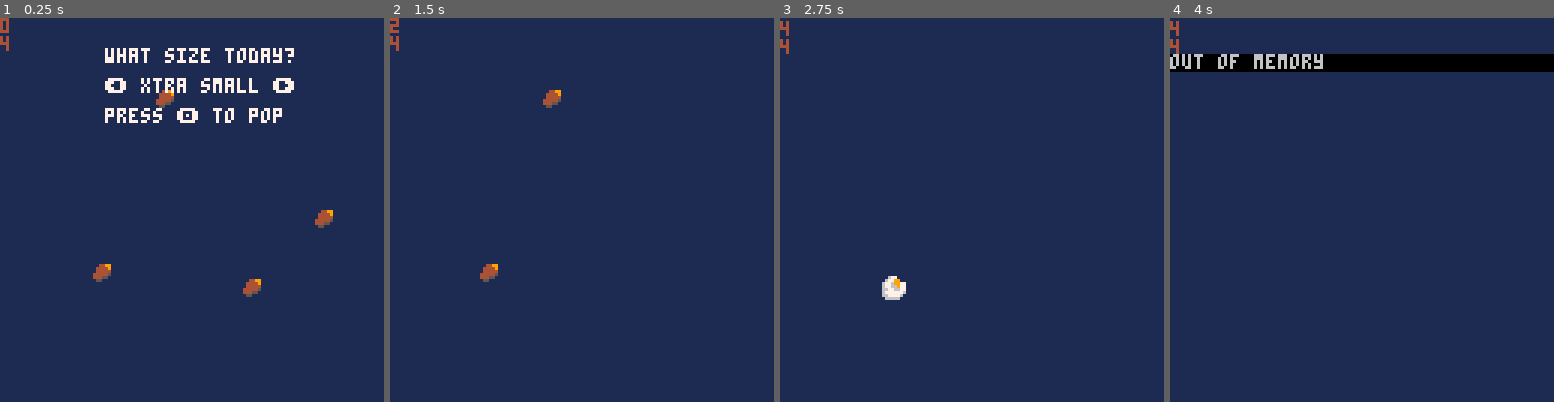
Above: before the commit, frames 1-4 (left to right).
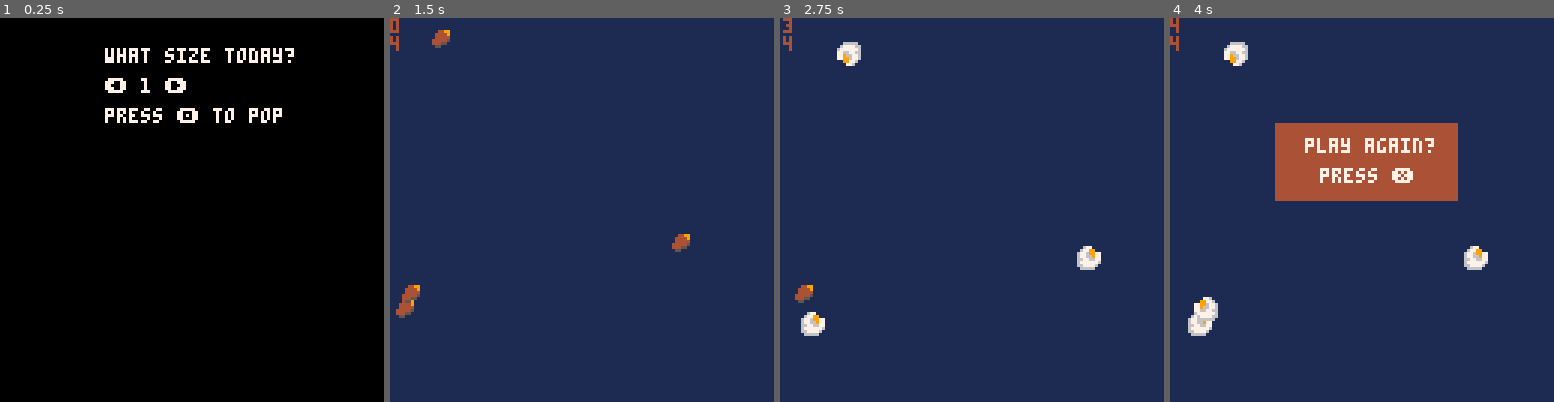
Above: after the commit, the same moments.

Repository: thoughtlesslabs/popper
Game: PICO-8 cartridge popper.p8
Two runs of this game, one before a commit and one after it. Both use one fixed random seed, a clock stepped at 60 frames per second and the inputs below.
Inputs:
- Up to frame 1 (0.25 s): no input
- Up to frame 2 (1.5 s): tap X (X key) at 0.33, 1.07 s; tap O (Z key) at 0.7 s
- Up to frame 3 (2.75 s): hold Right 1.6-2.1 s; tap O (Z key) at 1.7, 2.1, 2.5 s; tap X (X key) at 1.85 s; hold Right from 2.47 s (still down)
- Up to frame 4 (4 s): tap O (Z key) at 2.9, 3.3, 3.7 s; tap X (X key) at 2.97 s; release Right at 3.03 s; hold Left 3.08-3.58 s

The runs differ from the first frame. In frame 1, 98% of the frame differs, in the area x 0-100%, y 0-100%; in frame 2, 1.0%; in frame 3, 1.6%; in frame 4, 15%.

Commit message:
Refactored all the code to be more adjustable

Diff:
--- a/popper.p8
+++ b/popper.p8
@@ -25,17 +25,10 @@
 	if mode=="start" then
 		updatestart()
 	elseif mode=="game" then
-		drawkern()
-	end
-end
-
---update and reset game
-function updatestart()
-	level=levels[levelnum]
-	kern(level)
-	popcount=0
-	mode="game"
-	gametimer=30
+		updategame()
+	elseif mode=="gameover" then
+		updategameover()
+	end
 end
 
 function lvlname()
@@ -52,25 +45,19 @@
 	end
 end
 
---user select kernel count
-function kcount()
-	lvlname()
-	if mode!="playing" then
-	if btnp(0) then
-		if levelnum >1 then
-			levelnum-=1
-			mode="start"
-			return
-		end
-	elseif btnp(1) then
-		if levelnum < #levels then
-			levelnum+=1
-	 	mode="start"
-	 	return
-		end
-	end
-end
-end
+function _draw()
+	if mode=="start" then
+		drawstart()
+	elseif mode=="game" then
+		drawgame()
+	elseif mode=="gameover" then
+		drawgameover()
+	end
+end
+
+
+-->8
+--gimme the juice
 
 --kernel jitter
 function jitter()
@@ -80,88 +67,6 @@
 	end
 end
 
---pop kernels base on user input
-function updatekern()
- mode="playing"
- shake=0.1
- rkern=flr(rnd(#kernels)+1)
- if kernels[rkern].v==false then
- 	del(kernels,kernels[rkern].n)
- 	updatekern()
- elseif kernels[rkern].v then
- 	sfx(0)
- 	kernels[rkern].v=false
- 	kernels[rkern].p=true
- 	popcount+=1
- end
-end
-
-function kernpop()
-	if btnp(4) then
-		updatekern()
-	end
-end
-
-function drawkern()
-	local i
-	cls(1)
-	print(popcount,20)
-	print(#kernels)
-	kernpop()
-	kcount()
-	jitter()
-	for i=1,#kernels do
-		if kernels[i].v then
-			spr(2,kernels[i].x+rnd(jit),kernels[i].y+rnd(jit))
-		elseif kernels[i].p then
-			if kernels[i].r==1 then
-				spr(1,kernels[i].x+5,kernels[i].y+5,1,1,true)
-			elseif kernels[i]==2 then
-				spr(1,kernels[i].x+5,kernels[i].y+5,1,1,false)
-			elseif kernels[i]==3 then
-				spr(1,kernels[i].x+5,kernels[i].y+5,1,1,false,true)
-			elseif kernels[i]==4 then
-				spr(1,kernels[i].x+5,kernels[i].y+5,1,1,true,false)
-			end
-		end
-	end
-	if mode=="game" then
-		print("what size today?",35,10,7)
-		print("⬅️ "..levelsname.." ➡️",35,20,7)
-		print("press 🅾️ to pop",35,30,7)
-
-	elseif popcount==#kernels then
-		retry()
-	end
-end
-
-function retry()
-	gametimer-=1
-	if gametimer<=0 then
-		shake=0
-		rectfill(35,35,95,60,4)
-		print("play again?",45,40,7)
-		print("press ❎",50,50,7)
-		update_retry()
-	end
-end
-
-function update_retry()
-	if btn(5) then
-		mode="start"
-	end
-end
-
-function _draw()
-	if mode=="game" or mode=="playing" then
-		drawkern()
-	elseif mode=="start" then
-		updatestart()
-	end
-end
--->8
---gimme the juice
-
 --camera shake
 function doshake()
  --	-16 to +16
@@ -179,15 +84,74 @@
 	end
 end
 -->8
---					to do list
-
---1.		popcorn moves when popped
---2. 	start menu page
---3.  animated kernel popping
---4.  steam rising pre-pop
+-- update functions
+
+--update and reset game
+function updatestart()
+	level=levels[levelnum]
+	kern(level)
+	popcount=0
+	gametimer=30
+	levelselect()
+	if btnp(4) then
+		mode="game"
+	end
+end
+
+function levelselect()
+	if btnp(0) then
+		if levelnum >1 then
+			levelnum-=1
+		end
+	elseif btnp(1) then
+		if levelnum < #levels then
+			levelnum+=1
+		end
+	end
+end
+
+function gupdate()
+end
+
+function updategameover()
+	if btnp(5) then
+		mode="game"
+	end
+end
+
+--pop kernels base on user input
+function updategame()
+ if popcount<#kernels then
+ 	if btnp(4) then
+ 		rkern=flr(rnd(#kernels)+1)
+ 		if kernels[rkern].p==true then
+ 			del(kernels,kernels[rkern].n)
+ 			updategame()
+ 		elseif kernels[rkern].v then
+ 			sfx(0)
+ 			shake=0.1
+ 			kernels[rkern].p=true
+ 			kernels[rkern].v=false
+ 			popcount+=1
+ 		end
+ 	end
+ else
+ 	mode="gameover"
+ end
+end
+
+function updategameover()
+	gametimer-=1
+	if gametimer<=0 then
+		if btn(5) then
+			mode="start"
+		end
+	end
+end
 -->8
 --kernels
 
+-- give kernels attributes
 function addkern(_i)
 	k={}
 	k.x=mid(1,rnd(110),110)
@@ -209,6 +173,54 @@
 		end
 	end
 end
+-->8
+--draw
+
+function drawgame()
+	local i
+	cls(1)
+	print(popcount,20)
+	print(#kernels)
+	for i=1,#kernels do
+		if kernels[i].v then
+			spr(2,kernels[i].x+rnd(jit),kernels[i].y+rnd(jit))
+		--	print(kernels[i].n,kernels[i].x+5,kernels[i].y+5)
+		elseif kernels[i].p then
+			if kernels[i].r==1 then
+				spr(1,kernels[i].x+5,kernels[i].y+5,1,1,true)
+			elseif kernels[i].r==2 then
+				spr(1,kernels[i].x+5,kernels[i].y+5,1,1,false)
+			elseif kernels[i].r==3 then
+				spr(1,kernels[i].x+5,kernels[i].y+5,1,1,false,true)
+			elseif kernels[i].r==4 then
+				spr(1,kernels[i].x+5,kernels[i].y+5,1,1,true,false)
+			end
+		end
+	end
+end
+
+function drawstart()
+	cls()
+	print("what size today?",35,10,7)
+	print("⬅️ "..levelnum.." ➡️",35,20,7)
+	print("press 🅾️ to pop",35,30,7)
+end
+
+function drawgameover()
+	if gametimer<=0 then
+		shake=0
+		rectfill(35,35,95,60,4)
+		print("play again?",45,40,7)
+		print("press ❎",50,50,7)
+	end
+end
+-->8
+--					to do list
+
+--1.		popcorn moves when popped
+--2. 	start menu page
+--3.  animated kernel popping
+--4.  steam rising pre-pop
 __gfx__
 00000000000776000000000000000000000000000000000000000000000000000000000000000000000000000000000000000000000000000000000000000000
 00000000009977600004499000000000000000000000000000000000000000000000000000000000000000000000000000000000000000000000000000000000
